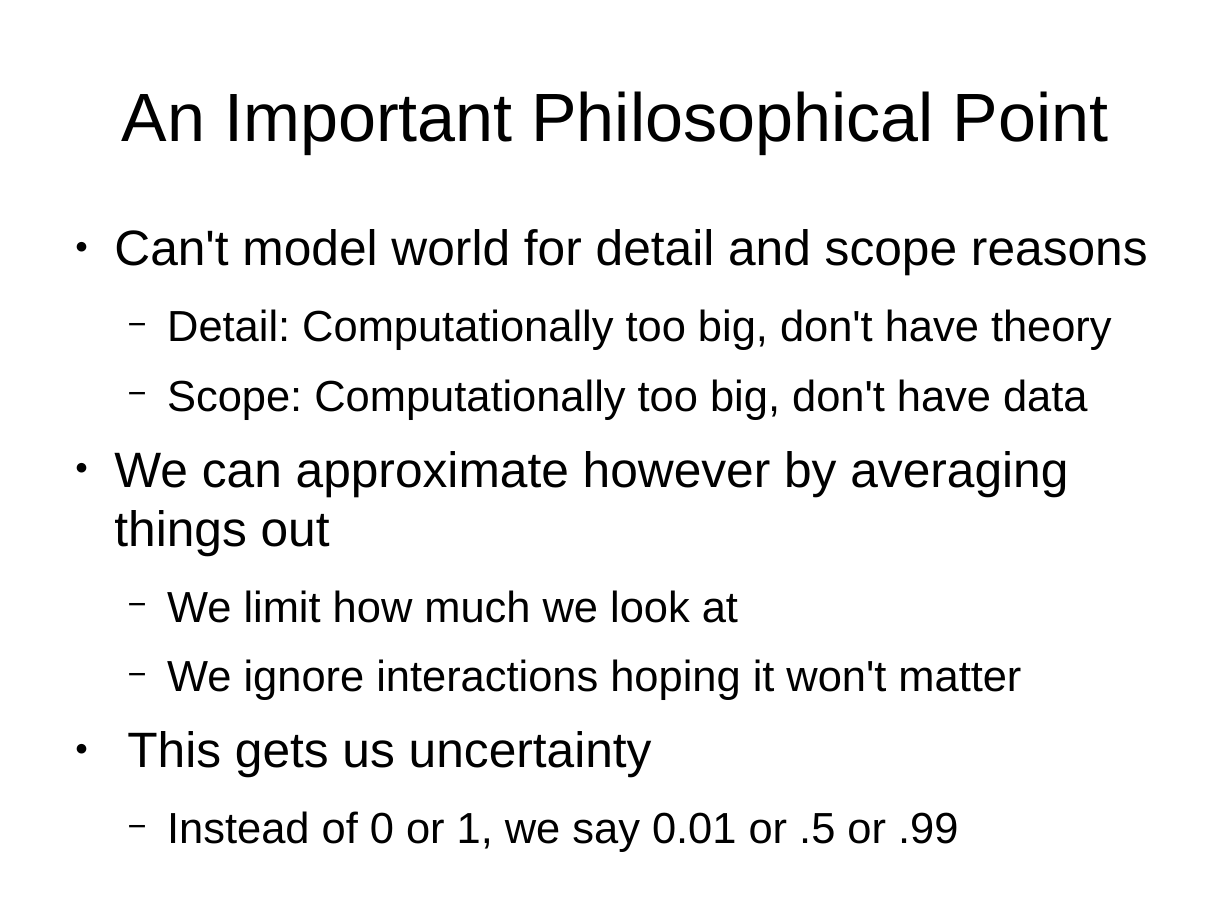
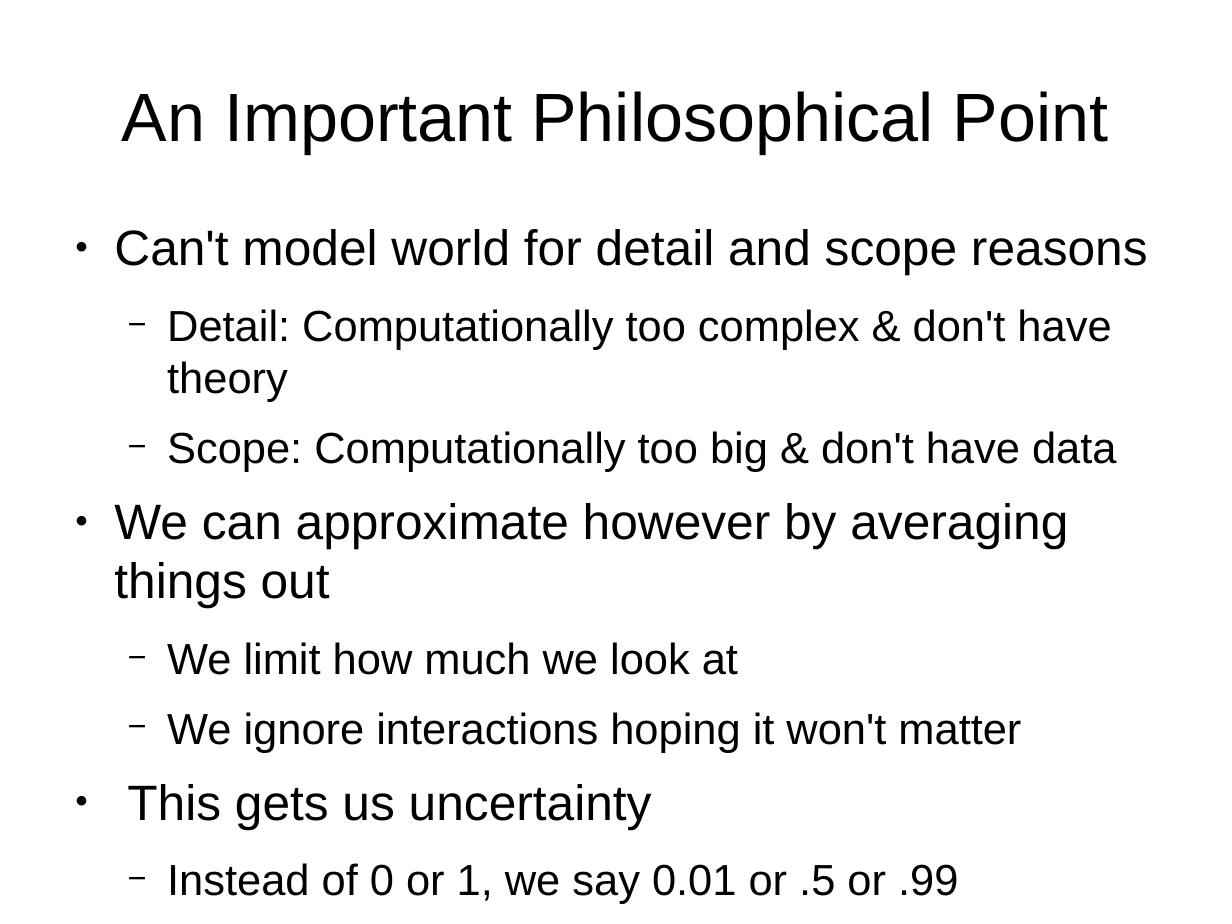
Before and after one commit to breckbaldwin/StanIsThePlanDist, a slide deck: slide 7 of slides/StanIsThePlanPyData.odp (slide 6 before the commit). Drawn at 1232x924 pixels with LibreOffice and Linux fonts; fonts in the diff are those of the drawing. Boxes give left, top, right and bottom in pixels: in the first picture for what was removed or moved away, otherwise in the second. Text is boxed around its words. In the diff, an @@ line names an element or a change of style, - is before the commit and + after.

```diff
--- a/slides/StanIsThePlanPyData.odp
+++ b/slides/StanIsThePlanPyData.odp
@@ text at box(167, 309, 1117, 472): text changed @@
-  − Detail: Computationally too big, don't have theory
-  − Scope: Computationally too big, don't have data
+  − Detail: Computationally too complex & don't have theory
+  − Scope: Computationally too big & don't have data
```
Also in this commit, not shown: 5 other slides changed, 20 slides added.
